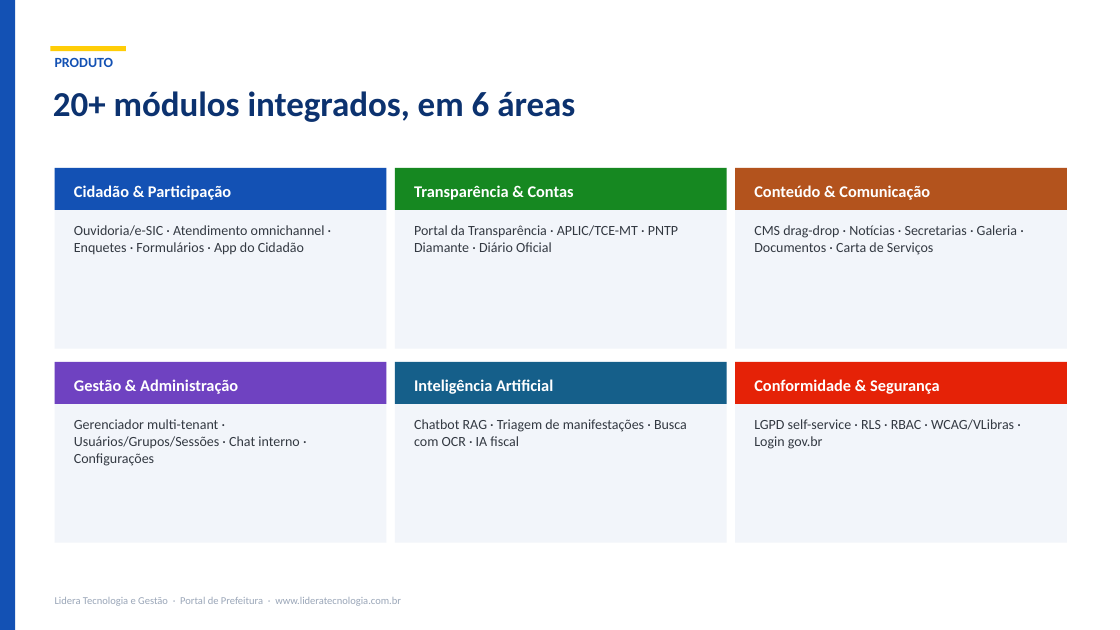
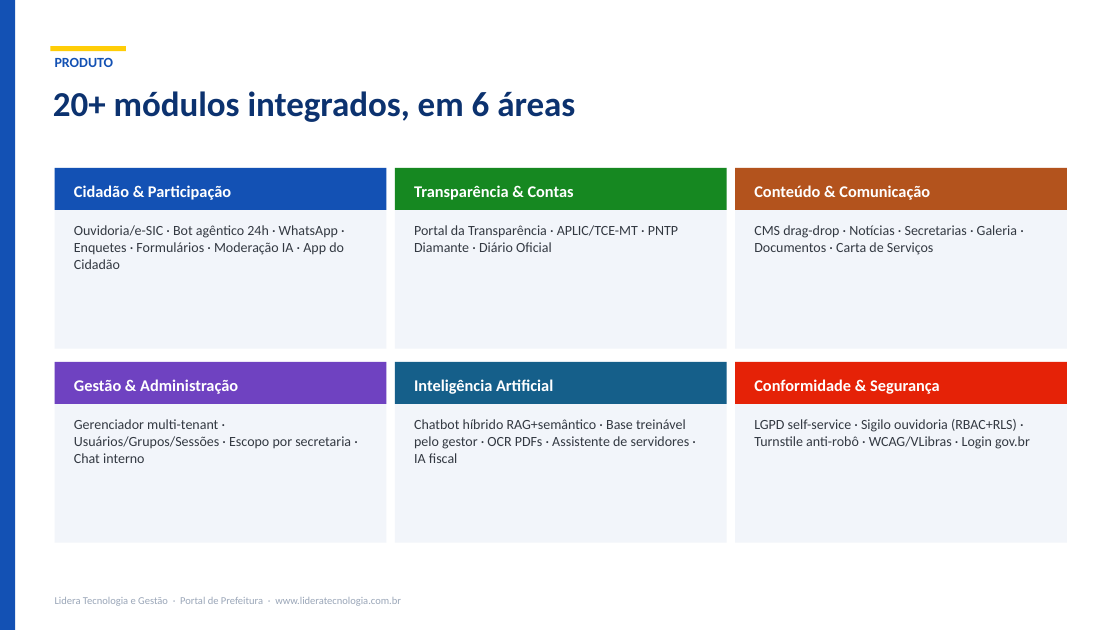
Before and after one commit to lideratecnologiaegestao/PortalPMsLidera, a slide deck: slide 7 of portfolio/Apresentacao-Portal-Prefeitura.pptx. Drawn at 1120x630 pixels with LibreOffice and Linux fonts; fonts in the diff are those of the drawing. Boxes give left, top, right and bottom in pixels: in the first picture for what was removed or moved away, otherwise in the second. Text is boxed around its words. In the diff, an @@ line names an element or a change of style, - is before the commit and + after.

```diff
--- a/portfolio/Apresentacao-Portal-Prefeitura.pptx
+++ b/portfolio/Apresentacao-Portal-Prefeitura.pptx
@@ text at (74,225,344,269): text changed @@
-Ouvidoria/e-SIC · Atendimento omnichannel · Enquetes · Formulários · App do Cidadão
+Ouvidoria/e-SIC · Bot agêntico 24h · WhatsApp · Enquetes · Formulários · Moderação IA · App do Cidadão
@@ text at (74,419,351,463): text changed @@
-Gerenciador multi-tenant · Usuários/Grupos/Sessões · Chat interno · Configurações
+Gerenciador multi-tenant · Usuários/Grupos/Sessões · Escopo por secretaria · Chat interno
@@ text at (414,419,690,463): text changed @@
-Chatbot RAG · Triagem de manifestações · Busca com OCR · IA fiscal
+Chatbot híbrido RAG+semântico · Base treinável pelo gestor · OCR PDFs · Assistente de servidores · IA fiscal
@@ text at (754,419,1030,449): text changed @@
-LGPD self-service · RLS · RBAC · WCAG/VLibras · Login gov.br
+LGPD self-service · Sigilo ouvidoria (RBAC+RLS) · Turnstile anti-robô · WCAG/VLibras · Login gov.br
```
Also in this commit, not shown: 4 other slides changed, 15 other files.
